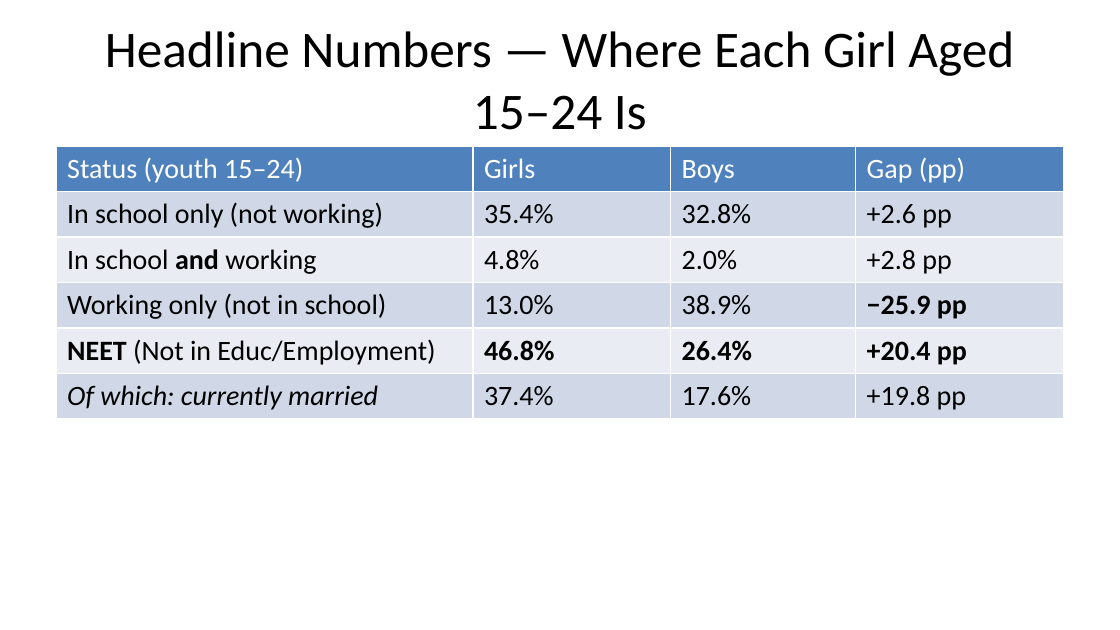
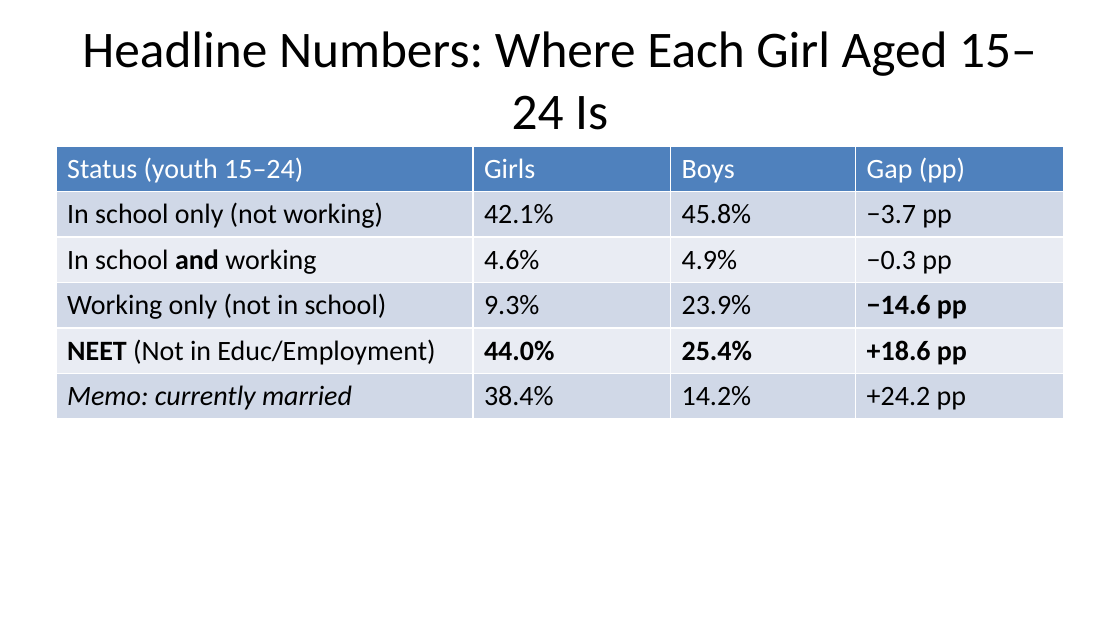
Before and after one commit to hgrueso/nepal-cost-of-inaction, a slide deck: slide 14 of reports/nepal_slides_en.pptx (slide 12 before the commit). Drawn at 1120x630 pixels with LibreOffice and Linux fonts; fonts in the diff are those of the drawing. Boxes give left, top, right and bottom in pixels: in the first picture for what was removed or moved away, otherwise in the second. Text is boxed around its words. In the diff, an @@ line names an element or a change of style, - is before the commit and + after.

```diff
--- a/reports/nepal_slides_en.pptx
+++ b/reports/nepal_slides_en.pptx
@@ title at box(82, 31, 1037, 130): text changed @@
-Headline Numbers — Where Each Girl Aged 15–24 Is
+Headline Numbers: Where Each Girl Aged 15–24 Is
@@ table at box(56, 147, 1063, 562) @@
-row 2: In school only (not working) | 35.4% | 32.8% | +2.6 pp
+row 2: In school only (not working) | 42.1% | 45.8% | −3.7 pp
-row 3: In school and working | 4.8% | 2.0% | +2.8 pp
+row 3: In school and working | 4.6% | 4.9% | −0.3 pp
-row 4: Working only (not in school) | 13.0% | 38.9% | −25.9 pp
+row 4: Working only (not in school) | 9.3% | 23.9% | −14.6 pp
-row 5: NEET (Not in Educ/Employment) | 46.8% | 26.4% | +20.4 pp
+row 5: NEET (Not in Educ/Employment) | 44.0% | 25.4% | +18.6 pp
-row 6: Of which: currently married | 37.4% | 17.6% | +19.8 pp
+row 6: Memo: currently married | 38.4% | 14.2% | +24.2 pp
```
Also in this commit, not shown: 20 other slides changed, 15 slides added, 5 slides removed, 14 other files.
